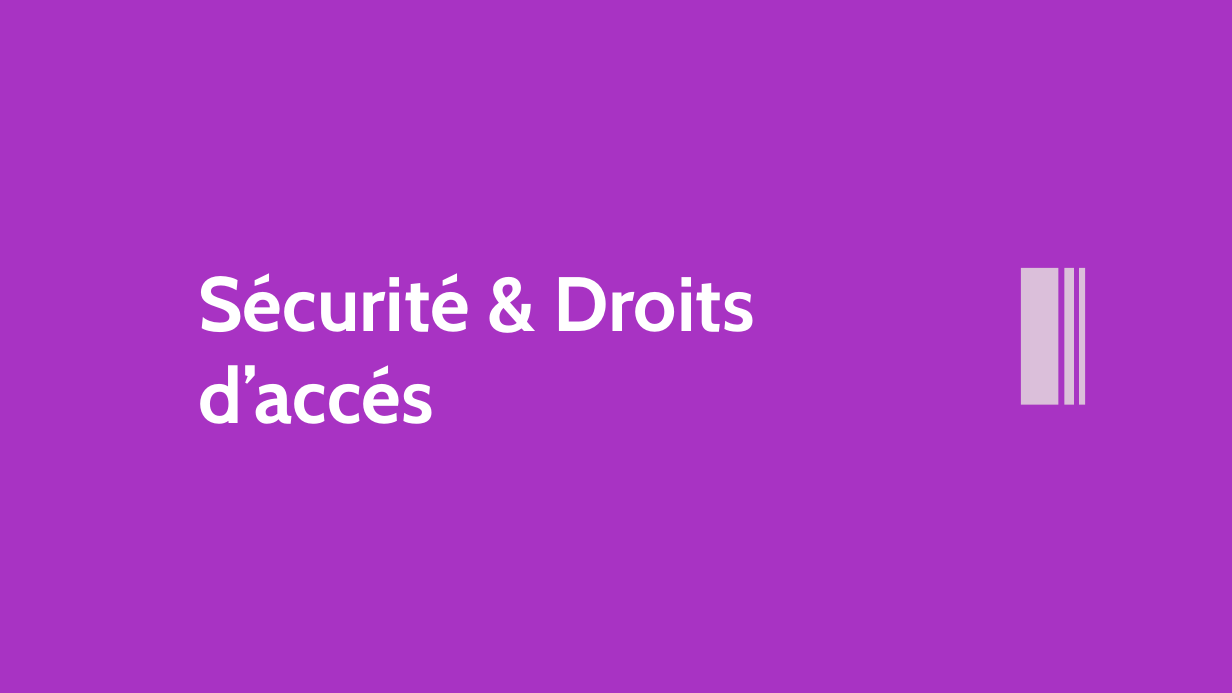
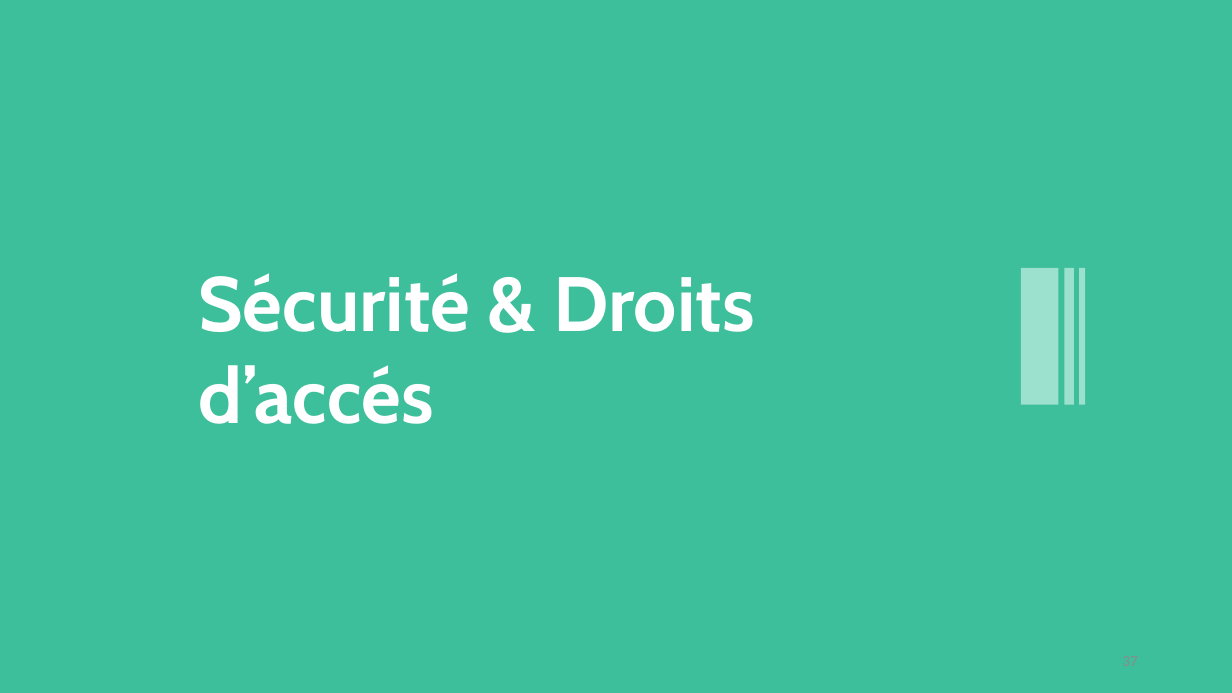
Before and after one commit to web-ai-master/academic-projects, a slide deck: slide 37 of Architecture SGBD/Project/presentation/Presentation-projet-SQLite.pptx (slide 10 before the commit). Drawn at 1232x693 pixels with LibreOffice and Linux fonts; fonts in the diff are those of the drawing. Boxes give left, top, right and bottom in pixels: in the first picture for what was removed or moved away, otherwise in the second. Text is boxed around its words. In the diff, an @@ line names an element or a change of style, - is before the commit and + after.

```diff
--- a/Architecture SGBD/Project/presentation/Presentation-projet-SQLite.pptx
+++ b/Architecture SGBD/Project/presentation/Presentation-projet-SQLite.pptx
@@ background #A833C3 to #3DBF9C @@
@@ fill #DBBFDA to #9CE0CE in 3 elements at (1021,268,1059,405), (1065,268,1074,405), (1080,268,1086,405) @@
```
Also in this commit, not shown: 10 other slides changed, 45 slides added, 2 slides removed, 23 other files.
